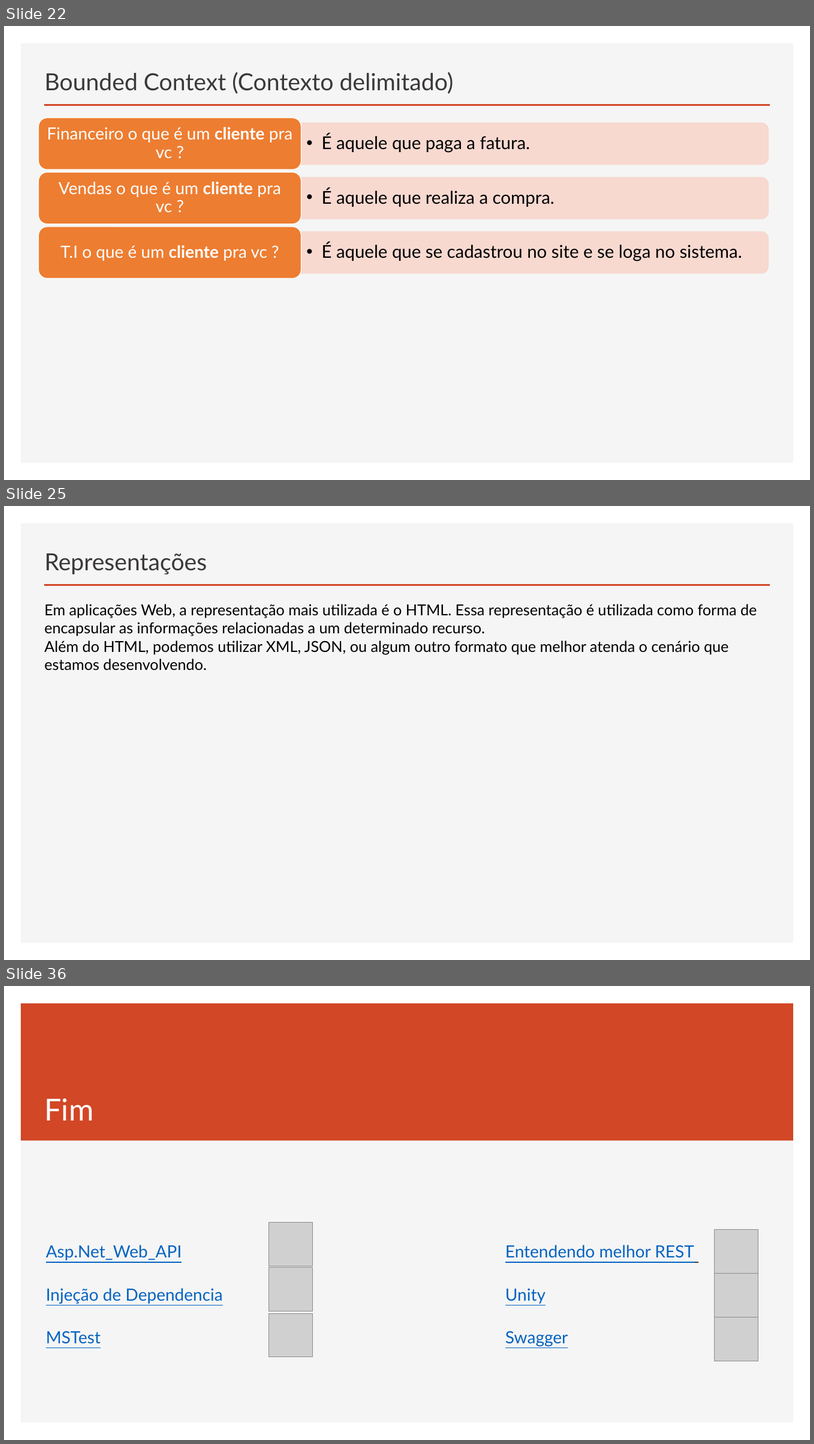
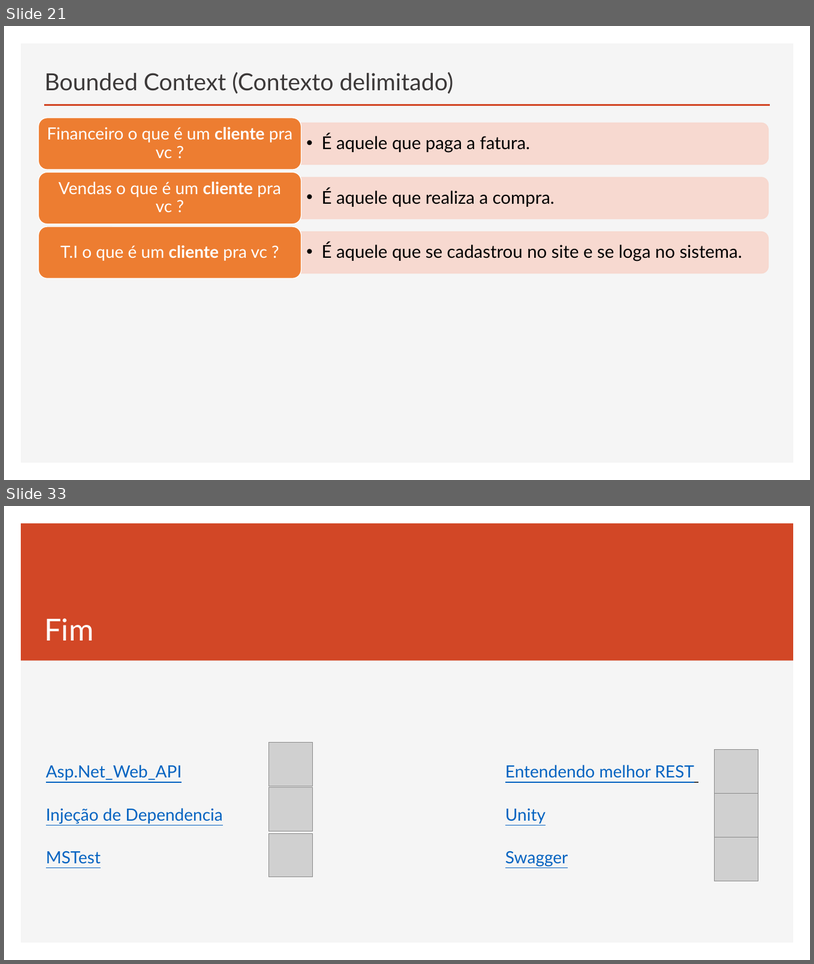
Before and after one commit to govinda777/Curso_Web_API_DOC, a slide deck: Curso Web API Parte 2.pptx. Shown one above the other, each under a label of ours: slides 22, 25 and 36 before the commit, slides 21 and 33 after it; the slides between them are not shown. The pictures are 814x1444 and 814x964 pixels, drawn with LibreOffice and Linux fonts; fonts in the diff are those of the drawing; grey boxes stand for pictures. Boxes give left, top, right and bottom in pixels: in the first picture for what was removed or moved away, otherwise in the second. Text is boxed around its words. In the diff, an @@ line names an element or a change of style, - is before the commit and + after.

```diff
--- a/Curso Web API Parte 2.pptx
+++ b/Curso Web API Parte 2.pptx
@@ slide 25 removed at <box>4,506,810,960</box>, background #FFFFFF; not listed: 2 template elements that a slide beside it also shows @@
@@ title removed at <box>45,553,207,574</box> @@
-Representações
@@ text removed at <box>44,604,757,670</box> @@
-Em aplicações Web, a representação mais utilizada é o HTML. Essa representação é utilizada como forma de encapsular as informações relacionadas a um determinado recurso.
-Além do HTML, podemos utilizar XML, JSON, ou algum outro formato que melhor atenda o cenário que estamos desenvolvendo.
@@ what was slide 22 is now slide 21 @@
@@ what was slide 36 is now slide 33 @@
```
Also in this commit, not shown: 1 slide changed, 11 slides added, 13 other slides removed.
